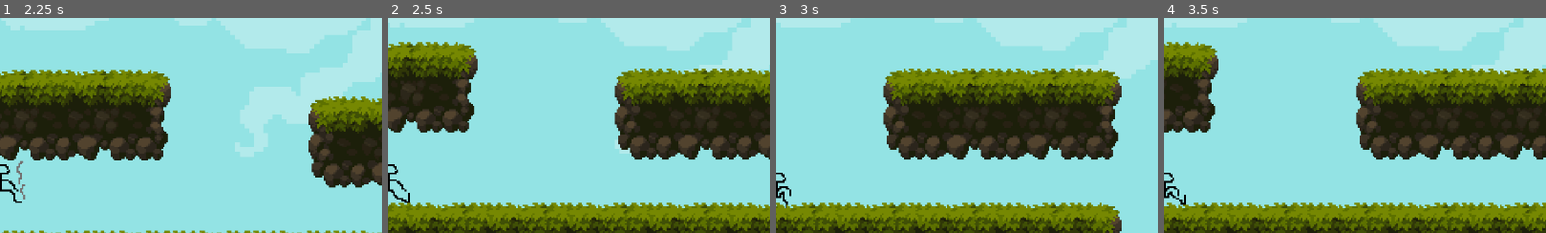
Above: before the commit, frames 1-4 (left to right).
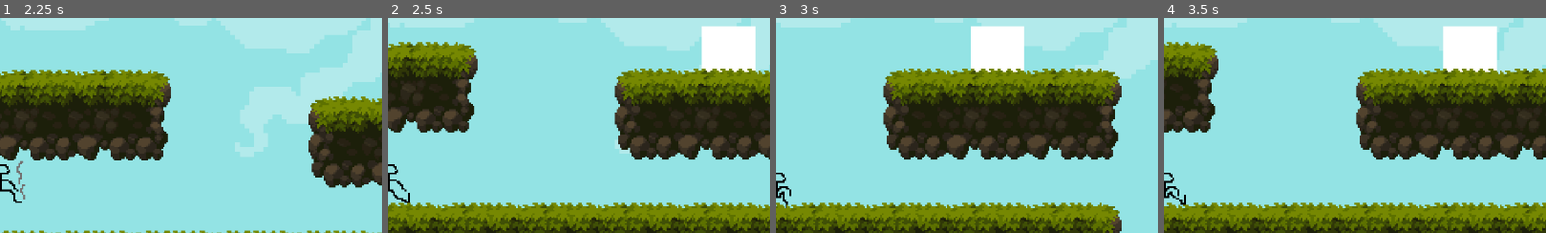
Above: after the commit, the same moments.

Repository: Raideno6/2D-Platformer
Game: Godot game, scene res://main_menu.tscn
The game is run twice, just before and just after one commit, with the same random seed, the same clock (stepped at 60 frames per second) and the same inputs.
Inputs:
- Up to frame 1 (2.25 s): click "PLAY" at 0.5 s; tap Enter at 1.25 s; hold S (Crouch) 1.28-2.03 s; hold D (Right) from 1.28 s (still down); tap Space (Jump) at 1.52, 1.55, 1.82, 2.1 s
- Up to frame 2 (2.5 s): keep holding D (Right); tap Space (Jump) at 2.27 s; tap S (Crouch) at 2.3 s
- Up to frame 3 (3 s): tap Space (Jump) at 2.57 s; release D (Right) at 2.78 s; hold A (Left) from 2.78 s (still down); hold S (Crouch) from 2.78 s (still down)
- Up to frame 4 (3.5 s): keep holding A (Left); keep holding S (Crouch); tap Space (Jump) at 3.05 s
The pictures show only the part of the screen within x 50-100%, y 11-61%; the shares and areas given below are measured in that part.

Frame 1 is identical in both runs. In frame 2, 2.9% of the frame differs, in the area x 82-97%, y 3-26%; in frame 3, 2.9%; in frame 4, 2.9%.

Commit message:
messed around with blocks

Diff:
--- a/Characters/player.gd
+++ b/Characters/player.gd
@@ -6,7 +6,7 @@
 
 var maxCrouchSpeed = 100;
 
-var gravity = 750;
+var gravity = ProjectSettings.get_setting("physics/2d/default_gravity")
 
 var maxJumpHeight = 150
 
@@ -95,8 +95,6 @@
 	if not is_on_floor() && Input.is_action_pressed("Crouch"):
 		velocity.y += 2000 * delta;
 
-
-
 #Gets input from user to move left and right
 func update_input():
 	xInput = Input.get_action_strength("Right") - Input.get_action_strength("Left");
@@ -112,6 +110,8 @@
 	#allows user to crouch and makes them walk slower if so
 	if Input.is_action_pressed("Crouch") and is_on_floor():
 		velocity.x = lerp(velocity.x ,xInput * maxCrouchSpeed,ACCEL * delta)
+		canJump = false
+		bufferedJump = false
 	else:
 		velocity.x = lerp(velocity.x ,xInput * maxSpeed,ACCEL * delta)
 
--- a/Characters/player.tscn
+++ b/Characters/player.tscn
@@ -207,17 +207,19 @@
 radius = 14.0
 
 [sub_resource type="CapsuleShape2D" id="CapsuleShape2D_eek3d"]
-height = 26.0
+radius = 14.0
+height = 28.0
 
 [node name="Player" type="CharacterBody2D"]
 collision_layer = 5
 collision_mask = 3
+floor_block_on_wall = false
 script = ExtResource("1_q8cb7")
 
 [node name="AnimatedSprite2D" type="AnimatedSprite2D" parent="."]
 texture_filter = 1
 sprite_frames = SubResource("SpriteFrames_j5qlh")
-animation = &"Crouch"
+animation = &"CrouchWalk"
 
 [node name="Camera2D" type="Camera2D" parent="."]
 zoom = Vector2(2.525, 2.525)
@@ -239,7 +241,7 @@
 shape = SubResource("CapsuleShape2D_om8dd")
 
 [node name="CrouchingHitbox" type="CollisionShape2D" parent="."]
-position = Vector2(0, 3)
+position = Vector2(0, 2)
 shape = SubResource("CapsuleShape2D_eek3d")
 
 [connection signal="timeout" from="CoyoteTimer" to="." method="_on_coyote_timer_timeout"]
--- a/main_menu.tscn
+++ b/main_menu.tscn
@@ -209,10 +209,9 @@
 text = "ON"
 
 [node name="ResolutionOptions" type="Panel" parent="SettingsMenu/Settings"]
-offset_right = 40.0
-offset_bottom = 40.0
 
 [node name="WidthBox" type="SpinBox" parent="SettingsMenu/Settings/ResolutionOptions"]
+layout_mode = 0
 offset_left = 648.0
 offset_top = 266.0
 offset_right = 731.063
@@ -223,6 +222,7 @@
 alignment = 1
 
 [node name="HeightBox" type="SpinBox" parent="SettingsMenu/Settings/ResolutionOptions"]
+layout_mode = 0
 offset_left = 754.0
 offset_top = 266.0
 offset_right = 837.063
@@ -255,6 +255,7 @@
 text = "Height"
 
 [node name="Label" type="Label" parent="SettingsMenu/Settings/ResolutionOptions"]
+layout_mode = 0
 offset_left = 734.0
 offset_top = 285.0
 offset_right = 744.0
@@ -262,6 +263,7 @@
 text = "X"
 
 [node name="ResetBtn" type="Button" parent="SettingsMenu/Settings/ResolutionOptions"]
+layout_mode = 0
 offset_left = 664.0
 offset_top = 329.0
 offset_right = 810.0
--- /dev/null
+++ b/movable_block.tscn
@@ -0,0 +1,21 @@
+[gd_scene load_steps=4 format=3 uid="uid://pruh33indkux"]
+
+[sub_resource type="PhysicsMaterial" id="PhysicsMaterial_cigi0"]
+
+[sub_resource type="CanvasTexture" id="CanvasTexture_bdk75"]
+
+[sub_resource type="RectangleShape2D" id="RectangleShape2D_58i3y"]
+size = Vector2(64, 64)
+
+[node name="RigidBody2D" type="RigidBody2D"]
+physics_material_override = SubResource("PhysicsMaterial_cigi0")
+
+[node name="Sprite2D" type="Sprite2D" parent="."]
+position = Vector2(32, 32)
+scale = Vector2(32, 32)
+texture = SubResource("CanvasTexture_bdk75")
+
+[node name="CollisionShape2D" type="CollisionShape2D" parent="."]
+position = Vector2(32, 32)
+scale = Vector2(0.5, 0.5)
+shape = SubResource("RectangleShape2D_58i3y")
--- a/project.godot
+++ b/project.godot
@@ -79,7 +79,7 @@
 
 [physics]
 
-2d/default_gravity=400.0
+2d/default_gravity=750.0
 
 [rendering]
 
--- a/start_level.tscn
+++ b/start_level.tscn
@@ -1,9 +1,10 @@
-[gd_scene load_steps=8 format=3 uid="uid://cc0xfsmoqifvv"]
+[gd_scene load_steps=9 format=3 uid="uid://cc0xfsmoqifvv"]
 
 [ext_resource type="Script" path="res://start_level.gd" id="1_iqafo"]
 [ext_resource type="Texture2D" uid="uid://bpxkfakffpa5m" path="res://art/Legacy-Fantasy - High Forest 2.3/Assets/Tiles.png" id="1_kqx6t"]
 [ext_resource type="PackedScene" uid="uid://bn4m5ryfr1oef" path="res://Characters/player.tscn" id="2_k7cfr"]
 [ext_resource type="Texture2D" uid="uid://dye8hi8r8gp2k" path="res://art/Legacy-Fantasy - High Forest 2.3/Background/Background.png" id="4_jc4gt"]
+[ext_resource type="PackedScene" uid="uid://pruh33indkux" path="res://movable_block.tscn" id="5_6ovff"]
 
 [sub_resource type="TileSetAtlasSource" id="TileSetAtlasSource_gsrld"]
 texture = ExtResource("1_kqx6t")
@@ -1435,6 +1436,11 @@
 unique_name_in_owner = true
 position = Vector2(-40, 0)
 
+[node name="RigidBody2D" parent="." instance=ExtResource("5_6ovff")]
+position = Vector2(152, -160)
+mass = 0.01
+can_sleep = false
+
 [node name="TileMap" type="TileMap" parent="."]
 position = Vector2(3, -33)
 tile_set = SubResource("TileSet_ggdow")
